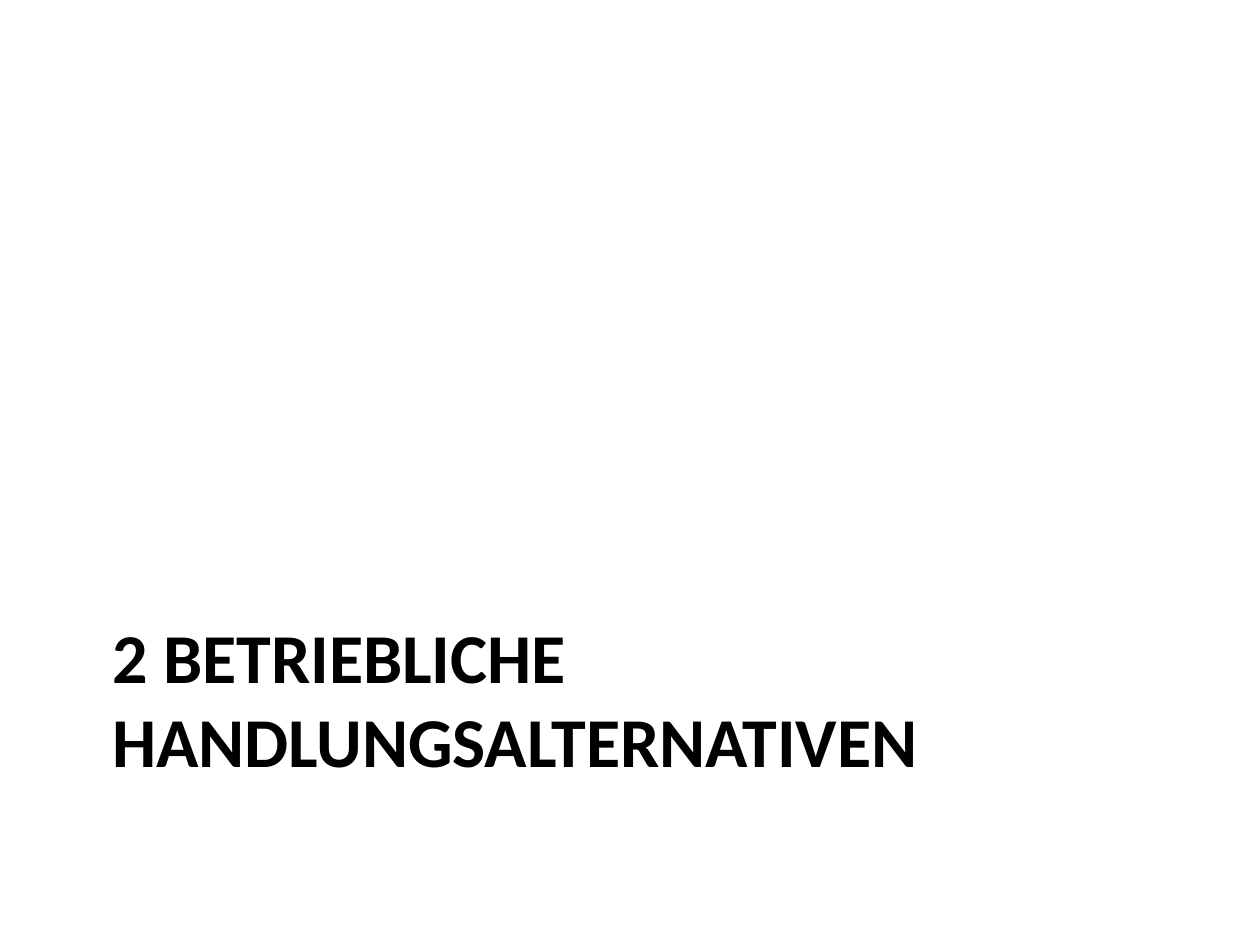
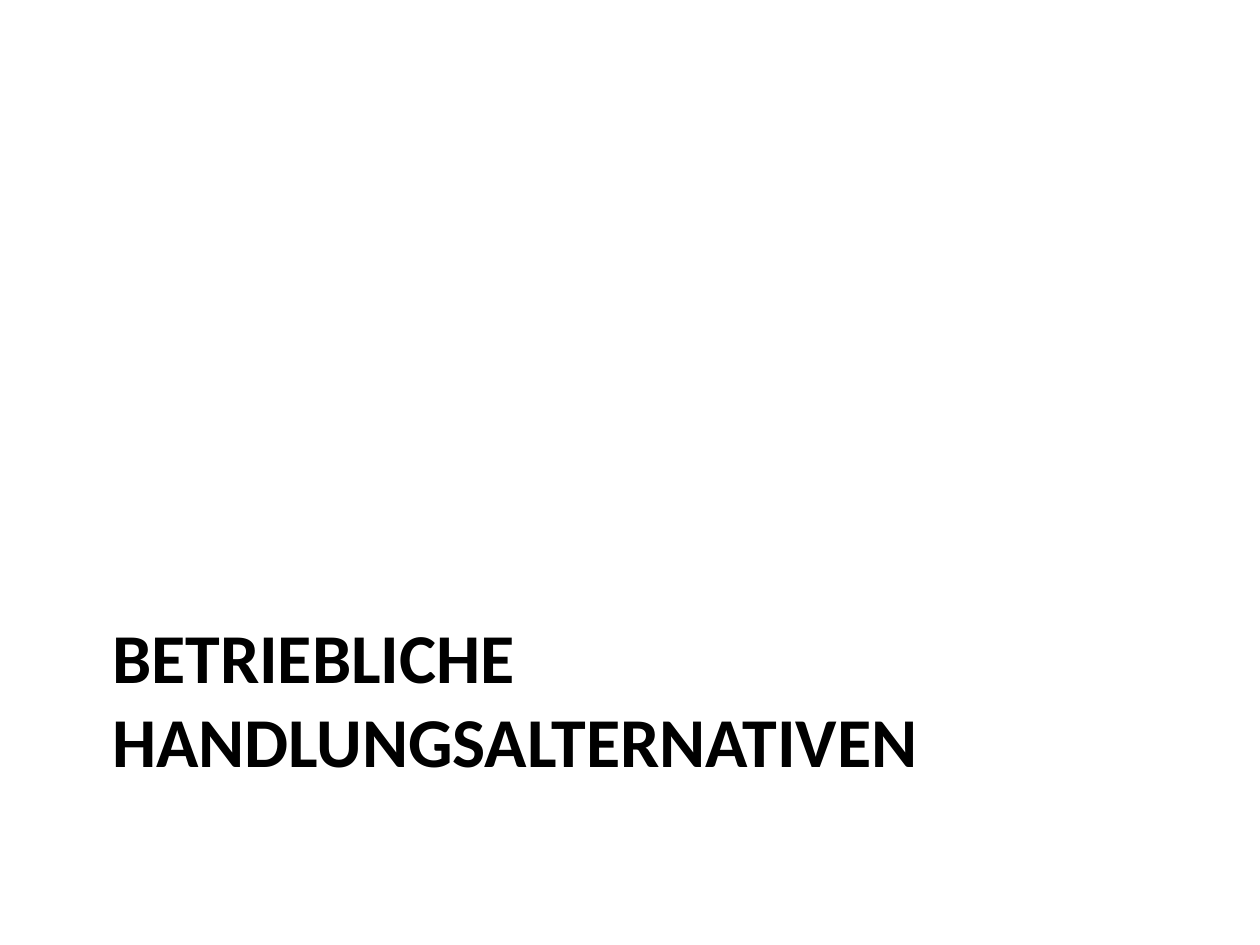
Before and after one commit to roman91DE/wipaed, a slide deck: slide 11 of praktikum/praesentation/praesentation.pptx. Drawn at 1260x945 pixels with LibreOffice and Linux fonts; fonts in the diff are those of the drawing. Boxes give left, top, right and bottom in pixels: in the first picture for what was removed or moved away, otherwise in the second. Text is boxed around its words. In the diff, an @@ line names an element or a change of style, - is before the commit and + after.

```diff
--- a/praktikum/praesentation/praesentation.pptx
+++ b/praktikum/praesentation/praesentation.pptx
@@ title at (112,637,917,768): text changed @@
-2 BETRIEBLICHE HANDLUNGSALTERNATIVEN
+BETRIEBLICHE HANDLUNGSALTERNATIVEN
```
Also in this commit, not shown: 15 other slides changed, 2 slides added, 1 slide removed, 1 other file.
